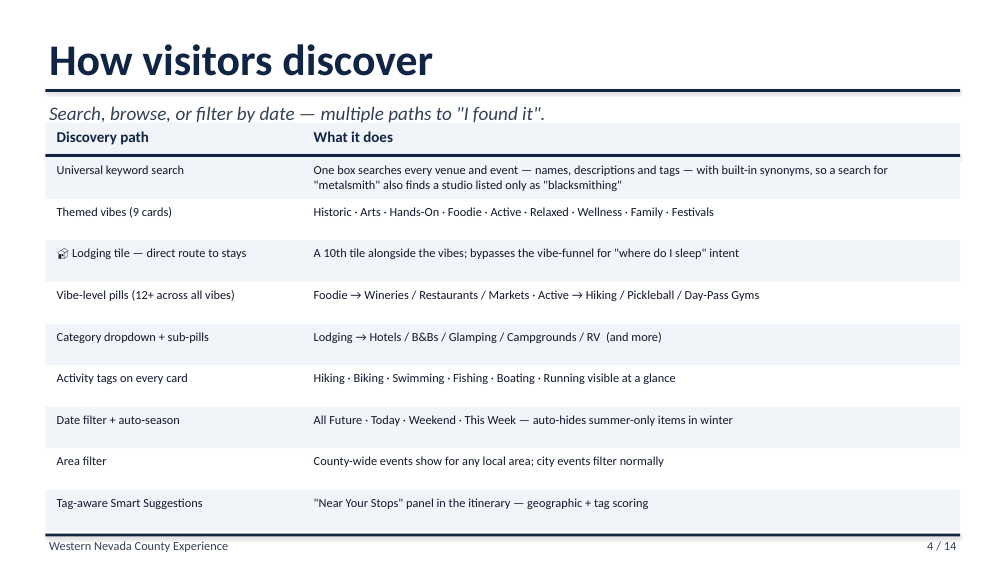
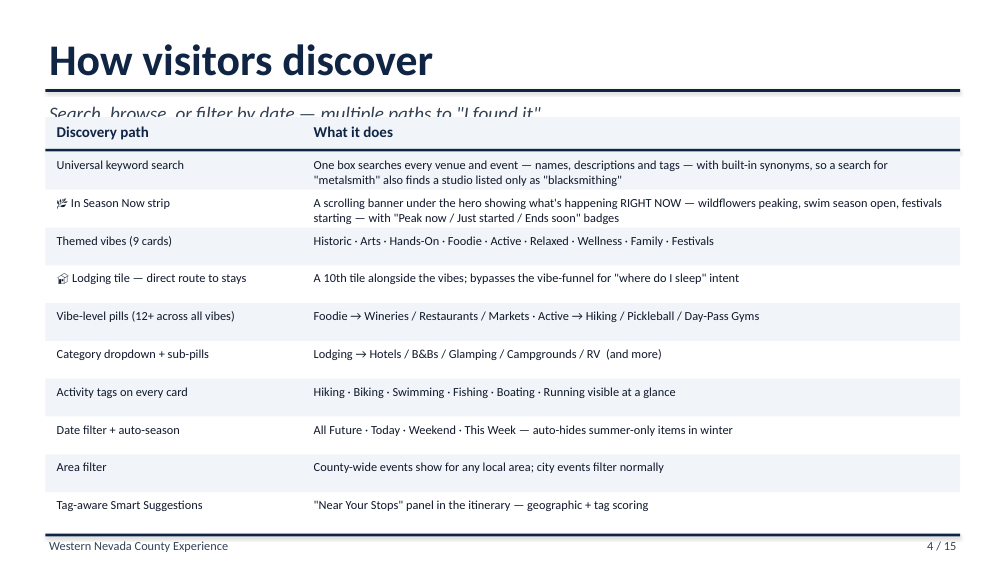
Before and after one commit to liammlrb-eng/nevada-county-experiences, a slide deck: slide 4 of demo_pitch.pptx. Drawn at 1008x567 pixels with LibreOffice and Linux fonts; fonts in the diff are those of the drawing. Boxes give left, top, right and bottom in pixels: in the first picture for what was removed or moved away, otherwise in the second. Text is boxed around its words. In the diff, an @@ line names an element or a change of style, - is before the commit and + after.

```diff
--- a/demo_pitch.pptx
+++ b/demo_pitch.pptx
@@ 2 texts, 2 rectangles: place and size @@
-2 texts, 2 rectangles at [45,123,960,157]
+2 texts, 2 rectangles at [45,117,960,151]
@@ rectangle: place and size @@
-rectangle at [45,157,960,199]
+rectangle at [45,152,960,190]
@@ text "Universal keyword search": place and size @@
-text "Universal keyword search" at [57,165,184,176]
+text "Universal keyword search" at [57,160,184,171]
@@ text "One box searches every venue ...": place and size @@
-text "One box searches every venue ..." at [314,165,888,191]
+text "One box searches every venue ..." at [314,160,888,186]
@@ text added at [71,198,170,209], 11.7 pt, text #0F172A @@
+🌿 In Season Now strip
@@ text added at [314,198,942,224], 11.7 pt, text #0F172A @@
+A scrolling banner under the hero showing what's happening RIGHT NOW — wildflowers peaking, swim season open, festivals starting — with "Peak now / Just started / Ends soon" badges
@@ rectangle: place and size @@
-rectangle at [45,240,960,282]
+rectangle at [45,228,960,265]
@@ text "Themed vibes (9 cards)": place and size @@
-text "Themed vibes (9 cards)" at [57,207,172,218]
+text "Themed vibes (9 cards)" at [57,236,172,247]
@@ text "Historic · Arts · Hands-On ...": place and size @@
-text "Historic · Arts · Hands-On ..." at [314,207,714,218]
+text "Historic · Arts · Hands-On ..." at [314,236,714,247]
@@ text "🏠 Lodging tile — direct ...": place and size @@
-text "🏠 Lodging tile — direct ..." at [72,248,247,259]
+text "🏠 Lodging tile — direct ..." at [72,273,247,284]
@@ text "A 10th tile alongside the ...": place and size @@
-text "A 10th tile alongside the ..." at [314,248,739,259]
+text "A 10th tile alongside the ..." at [314,273,739,284]
@@ rectangle: place and size @@
-rectangle at [45,324,960,365]
+rectangle at [45,303,960,341]
@@ text "Vibe-level pills (12+ across all ...": place and size @@
-text "Vibe-level pills (12+ across all ..." at [57,290,235,301]
+text "Vibe-level pills (12+ across all ..." at [57,311,235,322]
@@ text "Foodie → Wineries / Restaurants ...": place and size @@
-text "Foodie → Wineries / Restaurants ..." at [314,290,759,301]
+text "Foodie → Wineries / Restaurants ..." at [314,311,759,322]
@@ text "Category dropdown + sub-pills": place and size @@
-text "Category dropdown + sub-pills" at [57,332,209,343]
+text "Category dropdown + sub-pills" at [57,349,209,360]
@@ text "Lodging → Hotels / B&Bs ...": place and size @@
-text "Lodging → Hotels / B&Bs ..." at [314,332,661,343]
+text "Lodging → Hotels / B&Bs ..." at [314,349,661,360]
@@ rectangle: place and size @@
-rectangle at [45,407,960,448]
+rectangle at [45,379,960,417]
@@ text "Activity tags on every card": place and size @@
-text "Activity tags on every card" at [57,373,188,384]
+text "Activity tags on every card" at [57,387,188,398]
@@ text "Hiking · Biking · Swimming ...": place and size @@
-text "Hiking · Biking · Swimming ..." at [314,373,675,384]
+text "Hiking · Biking · Swimming ..." at [314,387,675,398]
@@ text "Date filter + auto-season": place and size @@
-text "Date filter + auto-season" at [57,415,180,424]
+text "Date filter + auto-season" at [57,425,180,434]
@@ text "All Future · Today · ...": place and size @@
-text "All Future · Today · ..." at [314,415,732,426]
+text "All Future · Today · ..." at [314,425,732,436]
@@ rectangle: place and size @@
-rectangle at [45,490,960,532]
+rectangle at [45,454,960,492]
@@ text "Area filter": place and size @@
-text "Area filter" at [57,456,107,465]
+text "Area filter" at [57,462,107,471]
@@ text "County-wide events show for any ...": place and size @@
-text "County-wide events show for any ..." at [314,456,664,467]
+text "County-wide events show for any ..." at [314,462,664,473]
@@ text at [927,542,956,550]: text changed @@
-4 / 14
+4 / 15
```
Also in this commit, not shown: 12 other slides changed, 1 slide added, 3 other files.
